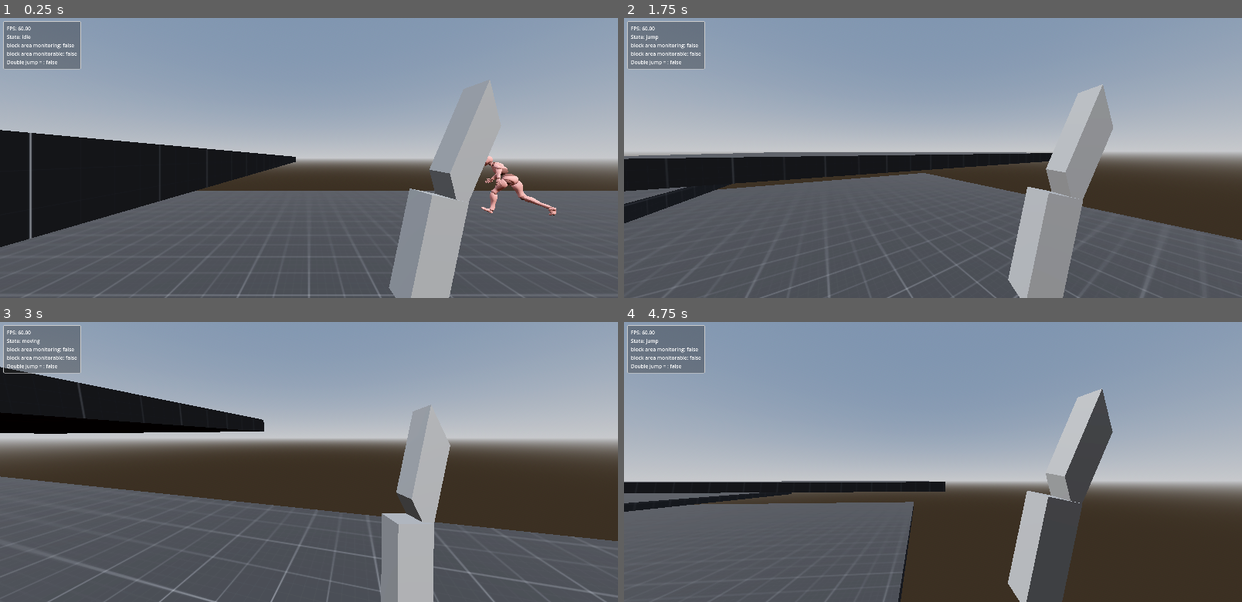
Above: before the commit, frames 1-4 (two rows, left to right).
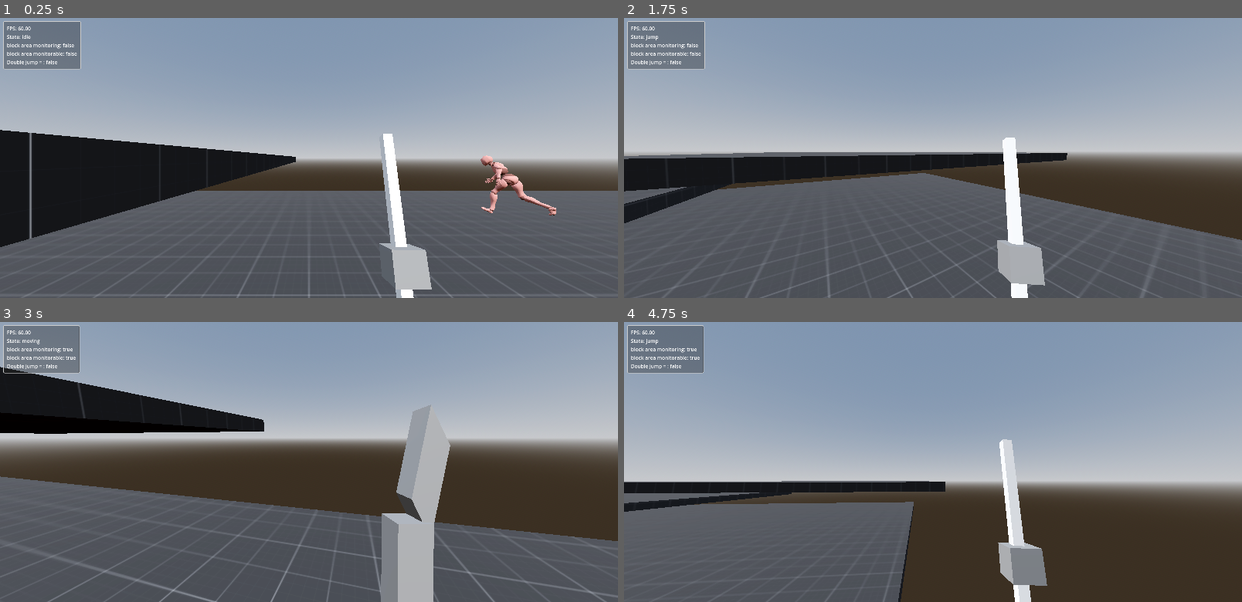
Above: after the commit, the same moments.

Repository: Bessonica/meleeFire
Game: Godot game, scene res://Scenes/Level/level.tscn
Two runs of this game, one before a commit and one after it. Both use one fixed random seed, a clock stepped at 60 frames per second and the inputs below.
Inputs (mouse positions are in pixels of both pictures, inside the frame that each line leads up to):
- Up to frame 1 (0.25 s): no input
- Up to frame 2 (1.75 s): tap Enter at 0.5 s; move the mouse to (963, 158) at 0.52 s; hold W (moveForward) from 0.53 s (still down); tap Q (changeWeapon, bound only after the commit) at 0.6, 1.55 s; tap Space (jump) at 0.77, 1.52 s; move the mouse to (902, 158) at 1.27 s; tap C (Crouch) at 1.35 s
- Up to frame 3 (3 s): keep holding W (moveForward); move the mouse to (321, 456) at 2.02 s; press the mouse at (321, 456) at 2.03 s; tap Q (changeWeapon, bound only after the commit) at 2.3 s; move the mouse to (302, 467) at 2.77 s; release the mouse at (302, 467) at 2.78 s; right-click (302, 467) at 2.85 s
- Up to frame 4 (4.75 s): keep holding W (moveForward); tap Space (jump) at 3.02, 3.77, 4.52 s; tap Q (changeWeapon, bound only after the commit) at 3.05, 3.8, 4.35 s; move the mouse to (976, 464) at 3.52 s; hold Shift (sprint) 3.53-4.28 s; move the mouse to (883, 459) at 4.27 s

The runs differ from the first frame. In frame 1, 6.0% of the frame differs, in the area x 61-80%, y 22-100%; in frame 2, 6.2%; in frame 3, less than 0.1%; in frame 4, 6.7%, in the area x 10-80%, y 1-100%.

Commit message:
weeaponComponentNode switch weapons

Diff:
--- /dev/null
+++ b/Scenes/Weapons/light/NotSelectedState.gd
@@ -0,0 +1,2 @@
+extends WeaponBasicState
+class_name LightNotSelectedState
--- a/Scenes/Weapons/light/light.gd
+++ b/Scenes/Weapons/light/light.gd
@@ -5,3 +5,9 @@
 func _ready():
 	pass
 	#animationPlayer.play("idle")
+
+func makeCurrent():
+	FSM.change_state(null, "Idle")
+
+func deactivateWeapon():
+	FSM.change_state(null, "NotSelected")
--- a/Scenes/Weapons/light/light.tscn
+++ b/Scenes/Weapons/light/light.tscn
@@ -1,8 +1,9 @@
-[gd_scene load_steps=10 format=3 uid="uid://cmhs6kjb5efm1"]
+[gd_scene load_steps=11 format=3 uid="uid://cmhs6kjb5efm1"]
 
 [ext_resource type="PackedScene" uid="uid://bgedutcghavay" path="res://Scenes/Weapons/weaponBasic/weaponBasic.tscn" id="1_1av7c"]
 [ext_resource type="Script" path="res://Scenes/Weapons/light/light.gd" id="2_8nq86"]
 [ext_resource type="Script" path="res://Scripts/FSM/Weapons/Light/LightIdleState.gd" id="3_6dpbv"]
+[ext_resource type="Script" path="res://Scenes/Weapons/light/NotSelectedState.gd" id="3_jnwcp"]
 
 [sub_resource type="BoxMesh" id="BoxMesh_haomf"]
 size = Vector3(0.1, 0.1, 0.1)
@@ -98,5 +99,8 @@
 [node name="FiniteStateMachine" parent="." index="5" node_paths=PackedStringArray("initial_state")]
 initial_state = NodePath("Idle")
 
-[node name="Idle" type="Node" parent="FiniteStateMachine" index="0"]
+[node name="NotSelected" type="Node" parent="FiniteStateMachine" index="0"]
+script = ExtResource("3_jnwcp")
+
+[node name="Idle" type="Node" parent="FiniteStateMachine" index="1"]
 script = ExtResource("3_6dpbv")
--- /dev/null
+++ b/Scenes/Weapons/sword/NotSelectedState.gd
@@ -0,0 +1,2 @@
+extends WeaponBasicState
+class_name SwordNotSelectedState
--- a/Scenes/Weapons/sword/Sword.gd
+++ b/Scenes/Weapons/sword/Sword.gd
@@ -6,8 +6,17 @@
 @onready var attackArea = $AttackArea
 @onready var blockArea = $BlockArea
 
+
+
 var isIdle : bool
 # Called when the node enters the scene tree for the first time.
+
+func makeCurrent():
+	FSM.change_state(null, "Idle")
+
+func deactivateWeapon():
+	FSM.change_state(null, "NotSelected")
+
 func _ready():
 	attackArea.monitorable = false
 	attackArea.monitoring = false
--- a/Scenes/Weapons/sword/sword.tscn
+++ b/Scenes/Weapons/sword/sword.tscn
@@ -1,6 +1,9 @@
-[gd_scene load_steps=14 format=3 uid="uid://cjnbq1y66g5jv"]
+[gd_scene load_steps=17 format=3 uid="uid://cjnbq1y66g5jv"]
 
 [ext_resource type="Script" path="res://Scenes/Weapons/sword/Sword.gd" id="1_jgum0"]
+[ext_resource type="Script" path="res://Scripts/FSM/Weapons/FSMWeaponBasic.gd" id="2_ungbh"]
+[ext_resource type="Script" path="res://Scenes/Weapons/sword/NotSelectedState.gd" id="3_d8rwi"]
+[ext_resource type="Script" path="res://Scripts/FSM/Weapons/Sword/SwordIdleState.gd" id="3_vsulb"]
 
 [sub_resource type="StandardMaterial3D" id="StandardMaterial3D_8c4h3"]
 
@@ -257,6 +260,15 @@
 transform = Transform3D(1, 0, 0, 0, 1, 0, 0, 0, 1, -0.00910757, -0.0109023, -0.498047)
 shape = SubResource("BoxShape3D_olnud")
 
+[node name="FiniteStateMachine" type="Node" parent="."]
+script = ExtResource("2_ungbh")
+
+[node name="NotSelected" type="Node" parent="FiniteStateMachine"]
+script = ExtResource("3_d8rwi")
+
+[node name="Idle" type="Node" parent="FiniteStateMachine"]
+script = ExtResource("3_vsulb")
+
 [connection signal="animation_finished" from="AnimationPlayer" to="." method="_on_animation_player_animation_finished"]
 [connection signal="body_entered" from="AttackArea" to="." method="_on_attack_area_body_entered"]
 [connection signal="area_entered" from="BlockArea" to="." method="_on_block_area_area_entered"]
--- a/Scenes/player/Weapons/weaponBasic.gd
+++ b/Scenes/player/Weapons/weaponBasic.gd
@@ -3,7 +3,7 @@
 
 
 @onready var animationPlayer = $AnimationPlayer
-
+@onready var FSM = $FiniteStateMachine
 
 func attack():
 	pass
--- a/Scenes/player/Weapons/weaponComponentNode.gd
+++ b/Scenes/player/Weapons/weaponComponentNode.gd
@@ -13,15 +13,24 @@
 	for child in get_children():
 		if child is WeaponBasic:
 			weapons[child.name.to_lower()] = child
+			child.deactivateWeapon()
 			child.visible = false
 
-	currentWeapon = weapons["light"]
-	print(weapons.keys())
+	currentWeapon = weapons["sword"]
+	currentWeapon.makeCurrent()
+	#print(weapons.keys())
 	currentWeapon.visible = true
 
 # Called every frame. 'delta' is the elapsed time since the previous frame.
 func _process(delta):
-	pass
+	if Input.is_action_just_pressed("changeWeapon"):
+		if currentWeapon == weapons["sword"]:
+			changeCurrentWeapon("light")
+		else:
+			changeCurrentWeapon("sword")
+
+
+
 
 #	TODO
 # deactivate old weapon (exit function)
@@ -29,7 +38,10 @@
 func changeCurrentWeapon(name: String):
 	currentWeapon.visible = false
 	name = name.to_lower()
+	currentWeapon.deactivateWeapon()
 	currentWeapon = weapons[name]
+	currentWeapon.makeCurrent()
+	currentWeapon.visible = true
 
 
 
--- /dev/null
+++ b/Scripts/FSM/Weapons/Sword/SwordIdleState.gd
@@ -0,0 +1,11 @@
+extends WeaponBasicState
+class_name SwordIdleState
+
+# Called when the node enters the scene tree for the first time.
+func Enter(previousState):
+	animationPlayer.play("Idle")
+
+
+# Called every frame. 'delta' is the elapsed time since the previous frame.
+func _process(delta):
+	pass
--- a/project.godot
+++ b/project.godot
@@ -72,6 +72,11 @@
 "events": [Object(InputEventKey,"resource_local_to_scene":false,"resource_name":"","device":-1,"window_id":0,"alt_pressed":false,"shift_pressed":false,"ctrl_pressed":false,"meta_pressed":false,"pressed":false,"keycode":0,"physical_keycode":66,"key_label":0,"unicode":98,"echo":false,"script":null)
 ]
 }
+changeWeapon={
+"deadzone": 0.5,
+"events": [Object(InputEventKey,"resource_local_to_scene":false,"resource_name":"","device":-1,"window_id":0,"alt_pressed":false,"shift_pressed":false,"ctrl_pressed":false,"meta_pressed":false,"pressed":false,"keycode":0,"physical_keycode":81,"key_label":0,"unicode":113,"echo":false,"script":null)
+]
+}
 
 [layer_names]
 
